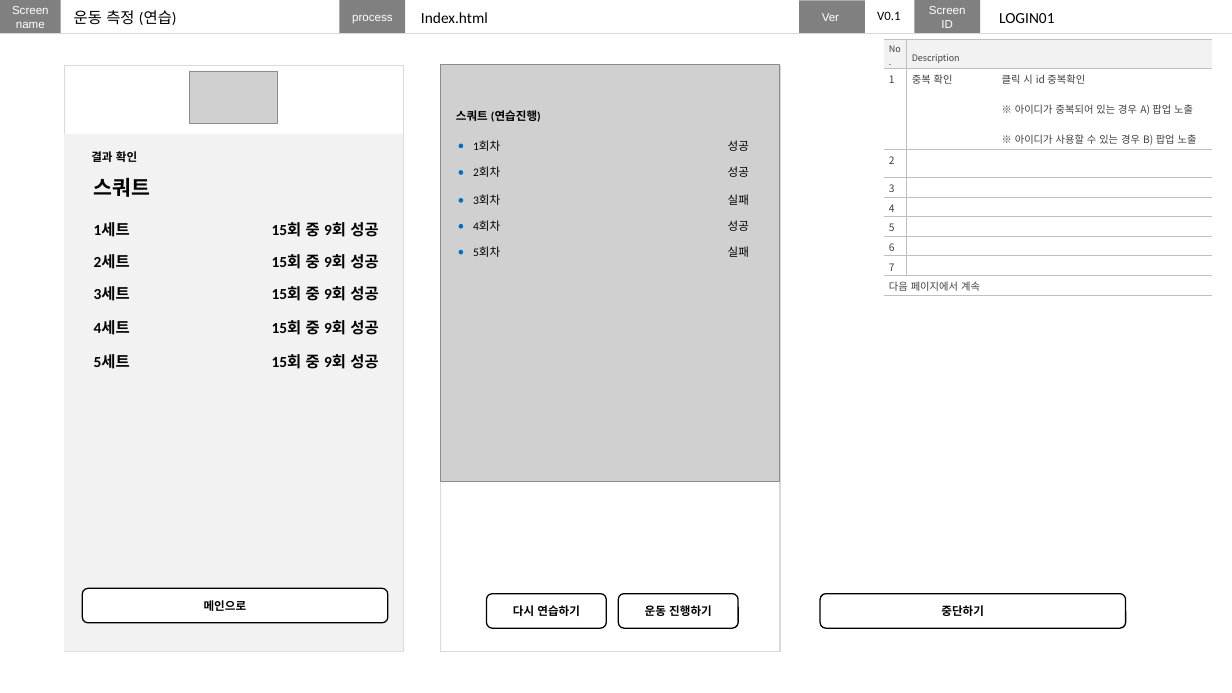
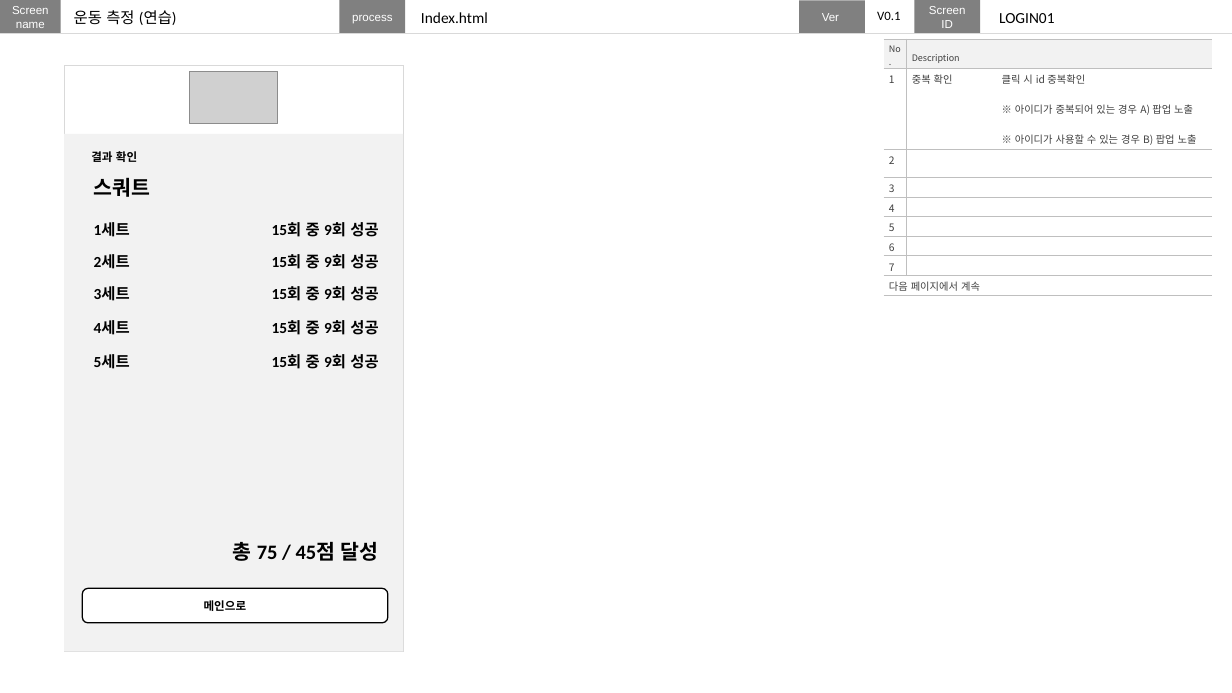
Before and after one commit to nohminkyoung/Final_project, a slide deck: slide 20 of finalproject_화면설계.pptx (slide 16 before the commit). Drawn at 1232x693 pixels with LibreOffice and Linux fonts; fonts in the diff are those of the drawing; grey boxes stand for pictures. Boxes give left, top, right and bottom in pixels: in the first picture for what was removed or moved away, otherwise in the second. Text is boxed around its words. In the diff, an @@ line names an element or a change of style, - is before the commit and + after.

```diff
--- a/finalproject_화면설계.pptx
+++ b/finalproject_화면설계.pptx
@@ rectangle removed at (x1=441, y1=65, x2=780, y2=652) @@
@@ picture removed at (x1=441, y1=65, x2=780, y2=482) @@
@@ rectangle removed at (x1=442, y1=65, x2=781, y2=652) @@
@@ text removed at (x1=456, y1=110, x2=541, y2=122) @@
-스쿼트 (연습진행)
@@ ellipse removed at (x1=458, y1=143, x2=463, y2=148) @@
@@ text removed at (x1=473, y1=140, x2=500, y2=151) @@
-1회차
@@ text removed at (x1=728, y1=140, x2=749, y2=151) @@
-성공
@@ ellipse removed at (x1=458, y1=170, x2=463, y2=175) @@
@@ text removed at (x1=473, y1=167, x2=500, y2=177) @@
-2회차
@@ text removed at (x1=728, y1=166, x2=749, y2=177) @@
-성공
@@ ellipse removed at (x1=458, y1=198, x2=463, y2=202) @@
@@ text removed at (x1=473, y1=195, x2=500, y2=205) @@
-3회차
@@ text removed at (x1=728, y1=194, x2=749, y2=205) @@
-실패
@@ ellipse removed at (x1=458, y1=224, x2=463, y2=228) @@
@@ text removed at (x1=473, y1=221, x2=500, y2=231) @@
-4회차
@@ text removed at (x1=728, y1=220, x2=749, y2=231) @@
-성공
@@ ellipse removed at (x1=458, y1=250, x2=463, y2=254) @@
@@ text removed at (x1=473, y1=246, x2=500, y2=257) @@
-5회차
@@ text removed at (x1=728, y1=246, x2=749, y2=257) @@
-실패
@@ text added at (x1=232, y1=541, x2=379, y2=561), 16 pt, text #000000, bold @@
+총 75 / 45점 달성
@@ rounded rectangle removed at (x1=487, y1=593, x2=607, y2=628) @@
@@ rounded rectangle removed at (x1=618, y1=593, x2=738, y2=628) @@
@@ rounded rectangle removed at (x1=821, y1=593, x2=1127, y2=628) @@
@@ text removed at (x1=513, y1=605, x2=580, y2=616) @@
-다시 연습하기
@@ text removed at (x1=645, y1=605, x2=712, y2=616) @@
-운동 진행하기
@@ text removed at (x1=941, y1=605, x2=984, y2=616) @@
-중단하기
```
Also in this commit, not shown: 3 other slides changed, 7 slides added, 4 slides removed.
